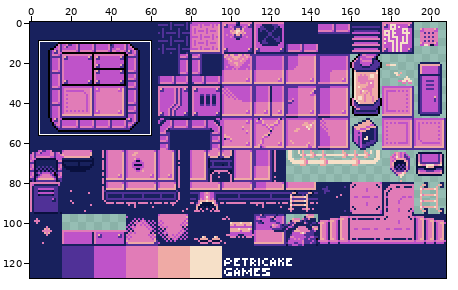
Two versions of one sprite sheet, assets/floorAtlas/CosmicLilac.png. The picture above shows the old version from afar; the outline marks the close-up.
Close-up. Before:
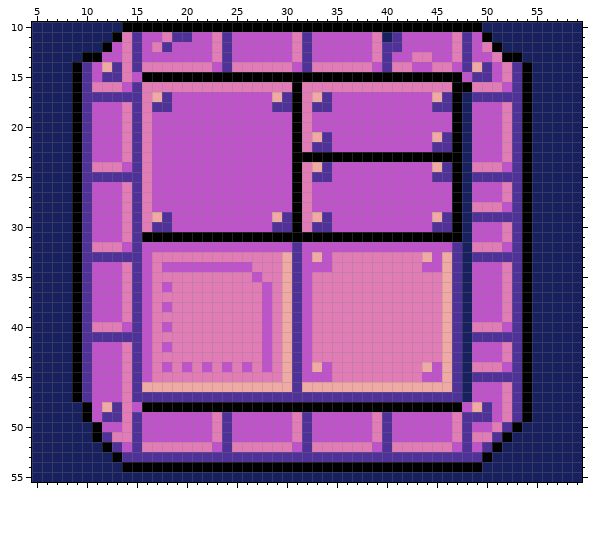
The file is 208x128 pixels. Shown: x 5..59, y 10..55. The commit also changed other parts of the picture, which this record leaves out.
The same view after the edit:
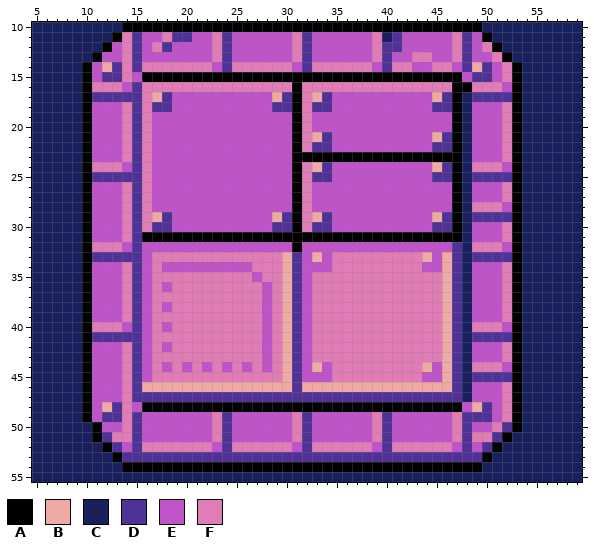
Palette (. is transparent): A #000000  B #efaaa5  C #18215d  D #503197  E #bf53c9  F #e17cb7
From old to new:
@@ x 5..59 @@
 12 CCCCCCCAEFDEFDEEEEFDEEEEEEFDEEEEEEFDDEEEEEFDEFACCCCCCCC
-13 CCCCCAAEEFDEEEEEEEFDEEEEEEFDEEEEEEFDEEFFEEFDEEFAACCCCCC
-14 CCCCADEBDFDFFFFFFFEDFFFFFFEDFFFFFFEDFFEEFFEDBDEFDACCCCC
-15 CCCCADEDDFEAAAAAAAAAAAAAAAAAAAAAAAAAAAAAAAAEDDEFDACCCCC
-16 CCCCADFFFEDFFFFFFFFFFFFFFFAFFFFFFFFFFFFFFFAAFFFEDACCCCC
-17 CCCCADDDDDDFBDEEEEEEEEEEBDAFBDEEEEEEEEEEBDACDDDDDACCCCC
-18 CCCCADEEEFDFDDEEEEEEEEEEDDAFDDEEEEEEEEEEDDACEEEFDACCCCC
-19 CCCCADEEEFDFEEEEEEEEEEEEEEAFEEEEEEEEEEEEEEACEEEFDACCCCC
-20 CCCCADEEEFDFEEEEEEEEEEEEEEAFEEEEEEEEEEEEEEACEEEFDACCCCC
-21 CCCCADEEEFDFEEEEEEEEEEEEEEAFBDEEEEEEEEEEBDACEEEFDACCCCC
-22 CCCCADEEEFDFEEEEEEEEEEEEEEAFDDEEEEEEEEEEDDACEEEFDACCCCC
-23 CCCCADEEEFDFEEEEEEEEEEEEEEAAAAAAAAAAAAAAAAACEEEFDACCCCC
-24 CCCCADFFFEDFEEEEEEEEEEEEEEAFBDEEEEEEEEEEBDACFFFEDACCCCC
-25 CCCCADDDDDDFEEEEEEEEEEEEEEAFDDEEEEEEEEEEDDACDDDDDACCCCC
-26 CCCCADEEEFDFEEEEEEEEEEEEEEAFEEEEEEEEEEEEEEACEEEFDACCCCC
-27 CCCCADEEEFDFEEEEEEEEEEEEEEAFEEEEEEEEEEEEEEACEEEFDACCCCC
-28 CCCCADEEEFDFEEEEEEEEEEEEEEAFEEEEEEEEEEEEEEACFFFEDACCCCC
-29 CCCCADEEEFDFBDEEEEEEEEEEBDAFBDEEEEEEEEEEBDACDDDDDACCCCC
-30 CCCCADEEEFDFDDEEEEEEEEEEDDAFDDEEEEEEEEEEDDACEEEFDACCCCC
-31 CCCCADEEEFDAAAAAAAAAAAAAAAAAAAAAAAAAAAAAAAACEEEFDACCCCC
-32 CCCCADFFFEDEEEEEEEEEEEEEEEDEEEEEEEEEEEEEEEDCFFFEDACCCCC
-33 CCCCADDDDDDEFFFFFFFFFFFFFBDEBEFFFFFFFFFBEBDCDDDDDACCCCC
-34 CCCCADEEEFDEFEEEEEEEEEFFFBDEEEFFFFFFFFFEEBDCEEEFDACCCCC
-35 CCCCADEEEFDEFFFFFFFFFFEFFBDEFFFFFFFFFFFFFBDCEEEFDACCCCC
-36 CCCCADEEEFDEFEFFFFFFFFFEFBDEFFFFFFFFFFFFFBDCEEEFDACCCCC
-37 CCCCADEEEFDEFFFFFFFFFFFEFBDEFFFFFFFFFFFFFBDCEEEFDACCCCC
-38 CCCCADEEEFDEFEFFFFFFFFFEFBDEFFFFFFFFFFFFFBDCEEEFDACCCCC
-39 CCCCADEEEFDEFFFFFFFFFFFEFBDEFFFFFFFFFFFFFBDCEEEFDACCCCC
-40 CCCCADFFFEDEFEFFFFFFFFFEFBDEFFFFFFFFFFFFFBDCFFFEDACCCCC
-41 CCCCADDDDDDEFFFFFFFFFFFEFBDEFFFFFFFFFFFFFBDCDDDDDACCCCC
-42 CCCCADEEEFDEFEFFFFFFFFFEFBDEFFFFFFFFFFFFFBDCEEEFDACCCCC
-43 CCCCADEEEFDEFFFFFFFFFFFEFBDEFFFFFFFFFFFFFBDCEEEFDACCCCC
-44 CCCCADEEEFDEFEFEFEFEFEFEFBDEBEFFFFFFFFFBEBDCFFFEDACCCCC
-45 CCCCADEEEFDEFFFFFFFFFFFFFBDEEEFFFFFFFFFEEBDCDDDDDACCCCC
-46 CCCCADEEEFDBBBBBBBBBBBBBBBDBBBBBBBBBBBBBBBDCEEEFDACCCCC
-47 CCCCADEEEFDDDDDDDDDDDDDDDDDDDDDDDDDDDDDDDDDCEEEFDACCCCC
-48 CCCCCAEBDFEAAAAAAAAAAAAAAAAAAAAAAAAAAAAAAAAEBDEFDACCCCC
-49 CCCCCAEDDFDEEEEEEEFDEEEEEEFDEEEEEEFDEEEEEEFDDDEFDACCCCC
+13 CCCCCCAEEFDEEEEEEEFDEEEEEEFDEEEEEEFDEEFFEEFDEEFACCCCCCC
+14 CCCCCAEBDFDFFFFFFFEDFFFFFFEDFFFFFFEDFFEEFFEDBDEFACCCCCC
+15 CCCCCAEDDFEAAAAAAAAAAAAAAAAAAAAAAAAAAAAAAAAEDDEFACCCCCC
+16 CCCCCAFFFEDFFFFFFFFFFFFFFFAFFFFFFFFFFFFFFFAAFFFEACCCCCC
+17 CCCCCADDDDDFBDEEEEEEEEEEBDAFBDEEEEEEEEEEBDACDDDDACCCCCC
+18 CCCCCAEEEFDFDDEEEEEEEEEEDDAFDDEEEEEEEEEEDDACEEEFACCCCCC
+19 CCCCCAEEEFDFEEEEEEEEEEEEEEAFEEEEEEEEEEEEEEACEEEFACCCCCC
+20 CCCCCAEEEFDFEEEEEEEEEEEEEEAFEEEEEEEEEEEEEEACEEEFACCCCCC
+21 CCCCCAEEEFDFEEEEEEEEEEEEEEAFBDEEEEEEEEEEBDACEEEFACCCCCC
+22 CCCCCAEEEFDFEEEEEEEEEEEEEEAFDDEEEEEEEEEEDDACEEEFACCCCCC
+23 CCCCCAEEEFDFEEEEEEEEEEEEEEAAAAAAAAAAAAAAAAACEEEFACCCCCC
+24 CCCCCAFFFEDFEEEEEEEEEEEEEEAFBDEEEEEEEEEEBDACFFFEACCCCCC
+25 CCCCCADDDDDFEEEEEEEEEEEEEEAFDDEEEEEEEEEEDDACDDDDACCCCCC
+26 CCCCCAEEEFDFEEEEEEEEEEEEEEAFEEEEEEEEEEEEEEACEEEFACCCCCC
+27 CCCCCAEEEFDFEEEEEEEEEEEEEEAFEEEEEEEEEEEEEEACEEEFACCCCCC
+28 CCCCCAEEEFDFEEEEEEEEEEEEEEAFEEEEEEEEEEEEEEACFFFEACCCCCC
+29 CCCCCAEEEFDFBDEEEEEEEEEEBDAFBDEEEEEEEEEEBDACDDDDACCCCCC
+30 CCCCCAEEEFDFDDEEEEEEEEEEDDAFDDEEEEEEEEEEDDACEEEFACCCCCC
+31 CCCCCAEEEFDAAAAAAAAAAAAAAAAAAAAAAAAAAAAAAAACEEEFACCCCCC
+32 CCCCCAFFFEDEEEEEEEEEEEEEEEAEEEEEEEEEEEEEEEDCFFFEACCCCCC
+33 CCCCCADDDDDEFFFFFFFFFFFFFBDEBEFFFFFFFFFBEBDCDDDDACCCCCC
+34 CCCCCAEEEFDEFEEEEEEEEEFFFBDEEEFFFFFFFFFEEBDCEEEFACCCCCC
+35 CCCCCAEEEFDEFFFFFFFFFFEFFBDEFFFFFFFFFFFFFBDCEEEFACCCCCC
+36 CCCCCAEEEFDEFEFFFFFFFFFEFBDEFFFFFFFFFFFFFBDCEEEFACCCCCC
+37 CCCCCAEEEFDEFFFFFFFFFFFEFBDEFFFFFFFFFFFFFBDCEEEFACCCCCC
+38 CCCCCAEEEFDEFEFFFFFFFFFEFBDEFFFFFFFFFFFFFBDCEEEFACCCCCC
+39 CCCCCAEEEFDEFFFFFFFFFFFEFBDEFFFFFFFFFFFFFBDCEEEFACCCCCC
+40 CCCCCAFFFEDEFEFFFFFFFFFEFBDEFFFFFFFFFFFFFBDCFFFEACCCCCC
+41 CCCCCADDDDDEFFFFFFFFFFFEFBDEFFFFFFFFFFFFFBDCDDDDACCCCCC
+42 CCCCCAEEEFDEFEFFFFFFFFFEFBDEFFFFFFFFFFFFFBDCEEEFACCCCCC
+43 CCCCCAEEEFDEFFFFFFFFFFFEFBDEFFFFFFFFFFFFFBDCEEEFACCCCCC
+44 CCCCCAEEEFDEFEFEFEFEFEFEFBDEBEFFFFFFFFFBEBDCFFFEACCCCCC
+45 CCCCCAEEEFDEFFFFFFFFFFFFFBDEEEFFFFFFFFFEEBDCDDDDACCCCCC
+46 CCCCCAEEEFDBBBBBBBBBBBBBBBDBBBBBBBBBBBBBBBDCEEEFACCCCCC
+47 CCCCCAEEEFDDDDDDDDDDDDDDDDDDDDDDDDDDDDDDDDDCEEEFACCCCCC
+48 CCCCCAEBDFEAAAAAAAAAAAAAAAAAAAAAAAAAAAAAAAAEBDEFACCCCCC
+49 CCCCCAEDDFDEEEEEEEFDEEEEEEFDEEEEEEFDEEEEEEFDDDEFACCCCCC
 50 CCCCCCAEEFDEEEEEEEFDEEEEEEFDEEEEEEFDEEEEEEFDEEFDACCCCCC
Changed places in both close-ups, as pixel boxes (x1, y1, x2, y2):
changed: (72, 52, 92, 402)
changed: (512, 52, 532, 422)
changed: (292, 242, 302, 252)
